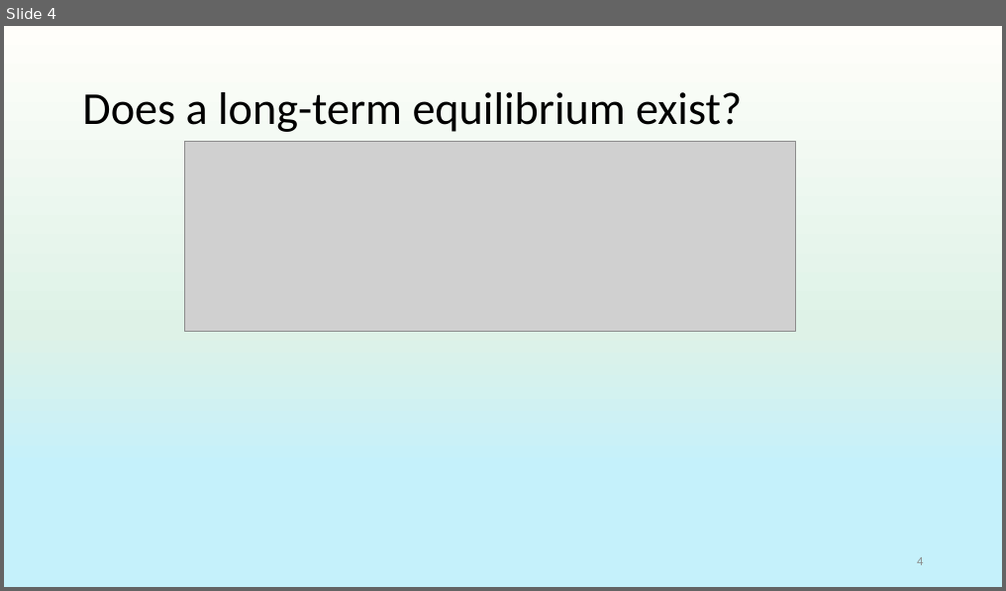
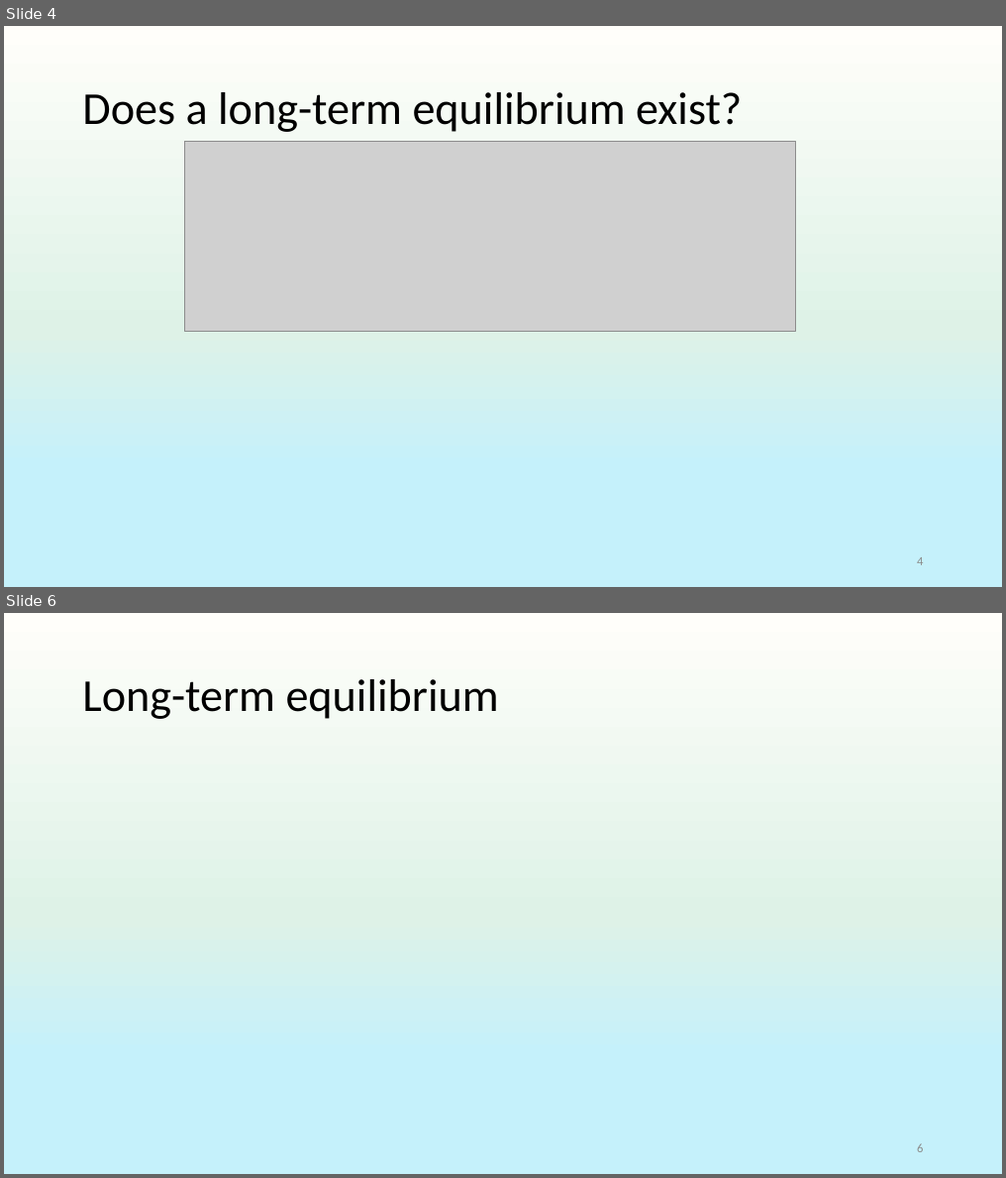
Before and after one commit to anuragr81/research, a slide deck: consumption/presentationJun2022.pptx. Shown one above the other, each under a label of ours: slide 4 before the commit, slides 4 and 6 after it; the slides between them are not shown. The pictures are 1006x591 and 1006x1178 pixels, drawn with LibreOffice and Linux fonts; fonts in the diff are those of the drawing; grey boxes stand for pictures; background and template pictures are left out. Boxes give left, top, right and bottom in pixels: in the first picture for what was removed or moved away, otherwise in the second. Text is boxed around its words. In the diff, an @@ line names an element or a change of style, - is before the commit and + after.

```diff
--- a/consumption/presentationJun2022.pptx
+++ b/consumption/presentationJun2022.pptx
@@ slide 6 added at (x1=4, y1=613, x2=1002, y2=1174), background gradient #C5F1FB to #FFFEFA to #DEF2E7 to #FDF8E0 @@
@@ title added at (x1=82, y1=679, x2=499, y2=719), 33 pt, text #000000 @@
+Long-term equilibrium
@@ page number added at (x1=917, y1=1144, x2=923, y2=1153), 9 pt, text #8C8C8C @@
+6
```
Also in this commit, not shown: 2 slides changed, 3 other slides added.
